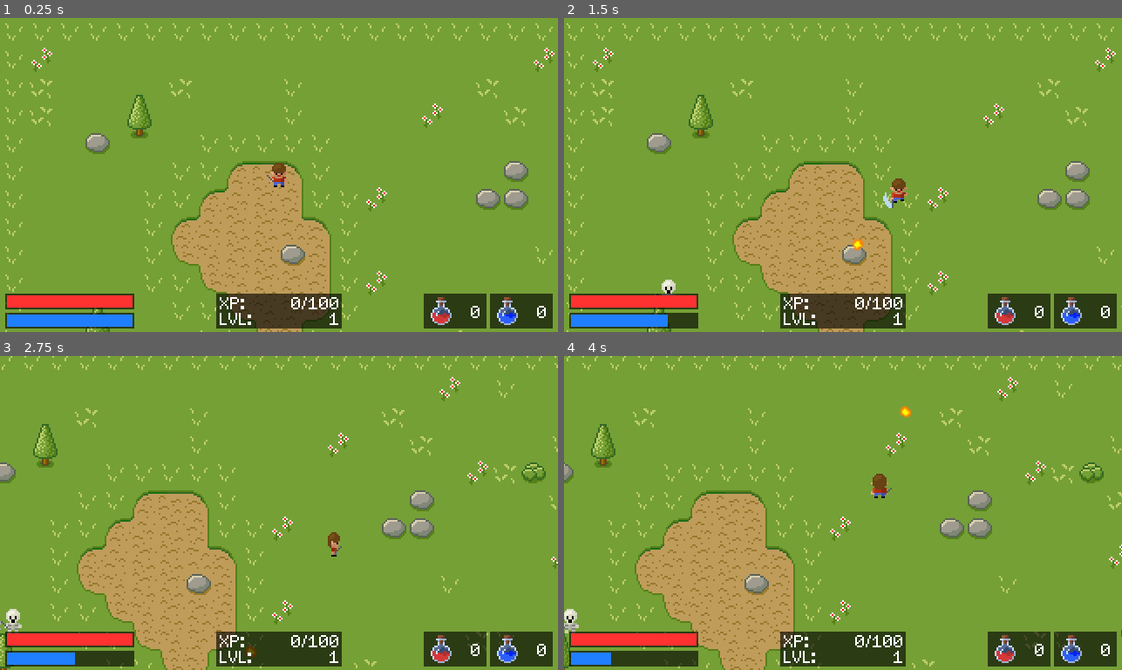
Above: before the commit, frames 1-4 (two rows, left to right).
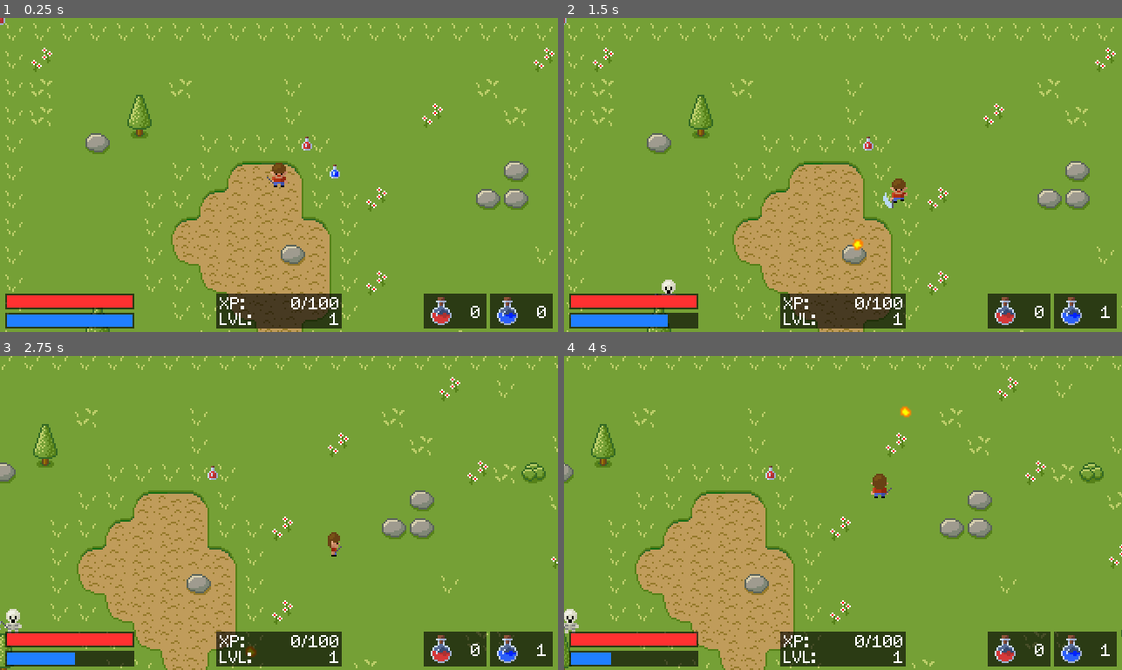
Above: after the commit, the same moments.

Repository: tlo8640/SimpleRPG
Game: Godot game, scene res://Scenes/Main.tscn
The game is run twice, just before and just after one commit, with the same random seed, the same clock (stepped at 60 frames per second) and the same inputs.
Inputs:
- Up to frame 1 (0.25 s): no input
- Up to frame 2 (1.5 s): tap Enter at 0.5 s; hold Right (ui_right) 0.53-1.28 s; hold Ctrl (fireball) 0.53-1.28 s; hold Down (ui_down) from 1.28 s (still down); tap Space (attack) at 1.35 s
- Up to frame 3 (2.75 s): tap Ctrl (fireball) at 1.55 s; release Down (ui_down) at 2.03 s; hold Right (ui_right) from 2.03 s (still down); hold Ctrl (fireball) from 2.03 s (still down)
- Up to frame 4 (4 s): release Right (ui_right) at 2.78 s; release Ctrl (fireball) at 2.78 s; hold Up (ui_up) 2.78-3.53 s; tap Ctrl (fireball) at 2.85, 3.8 s; hold Left (ui_left) from 3.53 s (still down); hold Space (attack) from 3.53 s (still down)

The runs differ from the first frame. In frame 1, 0.1% of the frame differs, in the area x 0-61%, y 0-53%; in frame 2, 0.1%; in frame 3, less than 0.1%; in frame 4, less than 0.1%.

Commit message:
fix typo for fireballs, add potions

Diff:
--- a/Entities/Fireball/Fireball.gd
+++ b/Entities/Fireball/Fireball.gd
@@ -15,12 +15,12 @@
 	# ignore collision with player and water
 	if body.name == "Player":
 		return
-	if body.name == "TilemMap":
+	if body.name == "TileMap":
 		var cell_coord = tilemap.world_to_map(position)
 		var cell_type_id = tilemap.get_cellv(cell_coord)
 		if cell_type_id == tilemap.tile_set.find_tile_by_name("Water"):
 			return
-	# if fireball hizt skeleton call hit() function
+	# if fireball hits skeleton call hit() function
 	if body.name.find("Skeleton") >= 0:
 		body.hit(attack_damage)
 
--- a/Entities/Player/Player.gd
+++ b/Entities/Player/Player.gd
@@ -16,6 +16,11 @@
 var mana = 100
 var mana_max = 100
 var mana_regenration = 2
+
+# Player inventory
+enum Potion { HEALTH, MANA }
+var health_potions = 0
+var mana_potions = 0
 
 # attack variables
 var attack_cooldown_time = 1000
@@ -136,3 +141,10 @@
 		$AnimationPlayer.play("Game Over")
 	else:
 		$AnimationPlayer.play("Hit")
+
+func add_potion(type):
+	if type == Potion.HEALTH:
+		health_potions += 1
+	if type == Potion.MANA:
+		mana_potions += 1
+	emit_signal("player_stats_changed", self)
--- /dev/null
+++ b/Entities/Potion/Potion.gd
@@ -0,0 +1,23 @@
+tool
+extends Area2D
+
+enum Potion { HEALTH, MANA }
+export(Potion) var type = Potion.HEALTH
+
+func _process(delta):
+	if Engine.editor_hint:
+		if type == Potion.MANA:
+			$Sprite.region_rect.position.x = 8
+		else:
+			$Sprite.region_rect.position.x = 0
+
+func _ready():
+	if type == Potion.MANA:
+		$Sprite.region_rect.position.x = 8
+	else:
+		$Sprite.region_rect.position.x = 0
+
+func _on_Potion_body_entered(body):
+	if body.name == "Player":
+		body.add_potion(type)
+		get_tree().queue_delete(self)
--- /dev/null
+++ b/Entities/Potion/Potion.tscn
@@ -0,0 +1,19 @@
+[gd_scene load_steps=4 format=2]
+
+[ext_resource path="res://Entities/Potion/small_potions.png" type="Texture" id=1]
+[ext_resource path="res://Entities/Potion/Potion.gd" type="Script" id=2]
+
+[sub_resource type="RectangleShape2D" id=1]
+extents = Vector2( 3, 4 )
+
+[node name="Potion" type="Area2D"]
+script = ExtResource( 2 )
+
+[node name="Sprite" type="Sprite" parent="."]
+texture = ExtResource( 1 )
+region_enabled = true
+region_rect = Rect2( 0, 0, 8, 8 )
+
+[node name="CollisionShape2D" type="CollisionShape2D" parent="."]
+shape = SubResource( 1 )
+[connection signal="body_entered" from="." to="." method="_on_Potion_body_entered"]
--- /dev/null
+++ b/GUI/HealthPotions.gd
@@ -0,0 +1,4 @@
+extends ColorRect
+
+func _on_Player_player_stats_changed(var player):
+	$Label.text = str(player.health_potions)
--- /dev/null
+++ b/GUI/ManaPotions.gd
@@ -0,0 +1,4 @@
+extends ColorRect
+
+func _on_Player_player_stats_changed(var player):
+	$Label.text = str(player.mana_potions)
--- a/Scenes/Main.tscn
+++ b/Scenes/Main.tscn
@@ -39,9 +39,17 @@
 [ext_resource path="res://Fonts/Font.tres" type="DynamicFont" id=37]
 [ext_resource path="res://GUI/potions.png" type="Texture" id=38]
 [ext_resource path="res://Entities/SkeletonSpawner/SkeletonSpawner.tscn" type="PackedScene" id=39]
+[ext_resource path="res://GUI/ManaPotions.gd" type="Script" id=40]
+[ext_resource path="res://GUI/HealthPotions.gd" type="Script" id=41]
+[ext_resource path="res://Entities/Potion/Potion.tscn" type="PackedScene" id=42]
 
 [sub_resource type="SpriteFrames" id=1]
 animations = [ {
+"frames": [ ExtResource( 17 ), ExtResource( 4 ), ExtResource( 27 ) ],
+"loop": false,
+"name": "right_fireball",
+"speed": 7.0
+}, {
 "frames": [ ExtResource( 1 ), ExtResource( 10 ), ExtResource( 5 ) ],
 "loop": false,
 "name": "down_attack",
@@ -101,11 +109,6 @@
 "loop": true,
 "name": "up_walk",
 "speed": 10.0
-}, {
-"frames": [ ExtResource( 17 ), ExtResource( 4 ), ExtResource( 27 ) ],
-"loop": false,
-"name": "right_fireball",
-"speed": 7.0
 }, {
 "frames": [ ExtResource( 19 ), ExtResource( 13 ), ExtResource( 8 ) ],
 "loop": false,
@@ -167,7 +170,6 @@
 modulate = Color( 1, 0, 0, 1 )
 frames = SubResource( 1 )
 animation = "down_idle"
-frame = 1
 playing = true
 
 [node name="CollisionShape2D" type="CollisionShape2D" parent="Player"]
@@ -297,6 +299,7 @@
 margin_right = 279.0
 margin_bottom = 178.0
 color = Color( 0, 0, 0, 0.627451 )
+script = ExtResource( 41 )
 __meta__ = {
 "_edit_use_anchors_": false
 }
@@ -326,6 +329,7 @@
 margin_right = 317.0
 margin_bottom = 178.0
 color = Color( 0, 0, 0, 0.627451 )
+script = ExtResource( 40 )
 __meta__ = {
 "_edit_use_anchors_": false
 }
@@ -366,6 +370,19 @@
 align = 1
 
 [node name="SkeletonSpawner" parent="." instance=ExtResource( 39 )]
+
+[node name="Potion" parent="." instance=ExtResource( 42 )]
+
+[node name="Potion" parent="Potion" instance=ExtResource( 42 )]
+position = Vector2( 176, 72 )
+
+[node name="Potion2" parent="." instance=ExtResource( 42 )]
+
+[node name="Potion" parent="Potion2" instance=ExtResource( 42 )]
+position = Vector2( 192, 88 )
+type = 1
+[connection signal="player_stats_changed" from="Player" to="CanvasLayer/HealthPotions" method="_on_Player_player_stats_changed"]
+[connection signal="player_stats_changed" from="Player" to="CanvasLayer/ManaPotions" method="_on_Player_player_stats_changed"]
 [connection signal="player_stats_changed" from="Player" to="CanvasLayer/Health" method="_on_Player_player_stats_changed"]
 [connection signal="player_stats_changed" from="Player" to="CanvasLayer/Mana" method="_on_Player_player_stats_changed"]
 [connection signal="animation_finished" from="Player/Sprite" to="Player" method="_on_Sprite_animation_finished"]
Binary file added: Entities/Potion/small_potions.png
Not shown, added: Entities/Potion/small_potions.png.import
Not shown: 1 places in Scenes/Main.tscn that only renumber resources
